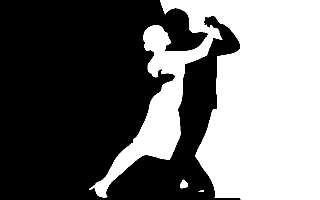
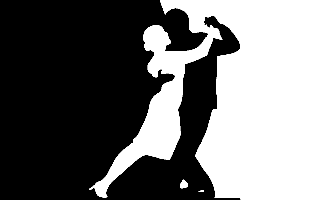
Two versions of the same layered image (320 x 200). Layer-by-layer changes:
painted on "Pasted Layer" over box(89, 2, 241, 200)
